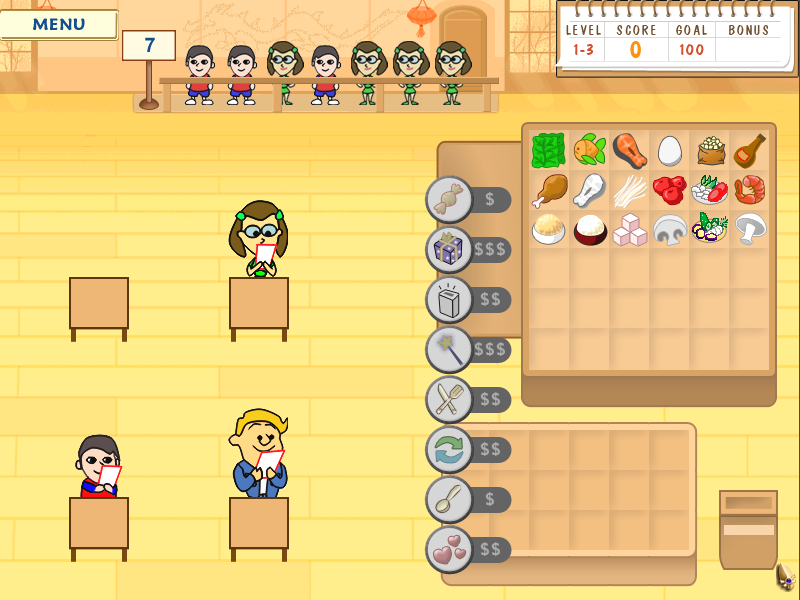
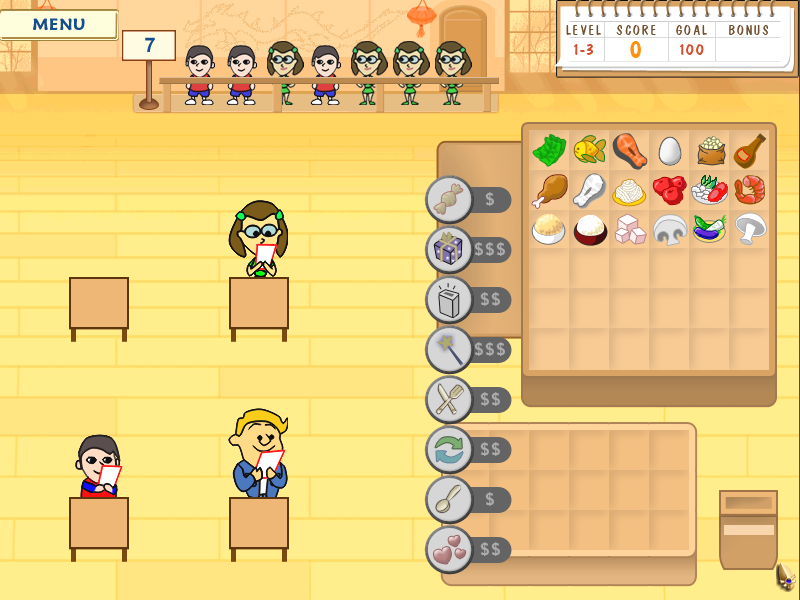
Revision of a layered 800 x 600 image; what changed, layer by layer:
added group "2" (1st of 3, in "veggymix") with 7 layers in group "veggymix" over [693, 215, 727, 242]
added layer "Слой 37" in group "2" over [693, 218, 721, 238]
added layer "Фигура 1 (копия) 6" in group "2" over [693, 221, 725, 242]
moved "Фигура 1" (2nd of 15, in "veggymix" › "1") into group "1" over [692, 219, 726, 242]
added layer "Слой 40" (40%) in group "Egg" over [660, 137, 681, 165]
added layer "Фигура 1 (копия) 9" in group "Egg" over [659, 137, 681, 165]
painted on "Фигура 1" (7th of 15, in "Egg") over [658, 136, 682, 166]
moved "Слой 18" into group "1" over [613, 175, 646, 209]
moved "Слой 17" into group "1" over [613, 174, 648, 209]
added group "2" (2nd of 3, in "noodle") with 5 layers in group "noodle" over [613, 179, 646, 206]
added layer "Слой 36" in group "2" over [616, 180, 642, 203]
added layer "Фигура 6" in group "2" over [615, 179, 643, 203]
added layer "Фигура 5" in group "2" over [613, 187, 646, 206]
painted on "Слой 15" over [574, 139, 607, 162]
painted on "Фигура 1" (12th of 15, in "anchivies") over [574, 140, 599, 161]
added group "2" (3rd of 3, in "Seaweed") with 6 layers in group "Seaweed" over [533, 133, 566, 166]
added layer "Слой 2 (копия) 3" in group "2" over [535, 136, 559, 162]
added layer "Фигура 1 (копия) 8" in group "2" over [533, 137, 561, 166]
added layer "Слой 2 (копия) 2" in group "2" over [539, 133, 563, 159]
added layer "Фигура 1 (копия) 7" in group "2" over [537, 135, 566, 163]
moved "Слой 2 (копия)" (2nd of 2, in "Seaweed" › "1") into group "1" over [534, 137, 557, 166]
moved "Фигура 1 (копия)" (4th of 5, in "Seaweed" › "1") into group "1" over [532, 136, 559, 168]
moved "Слой 13" into group "1" over [540, 134, 563, 163]
moved "Фигура 1" (14th of 15, in "Seaweed" › "1") into group "1" over [538, 133, 565, 165]
…and 23 more changes (5 added, 15 painted, 6 stack)
